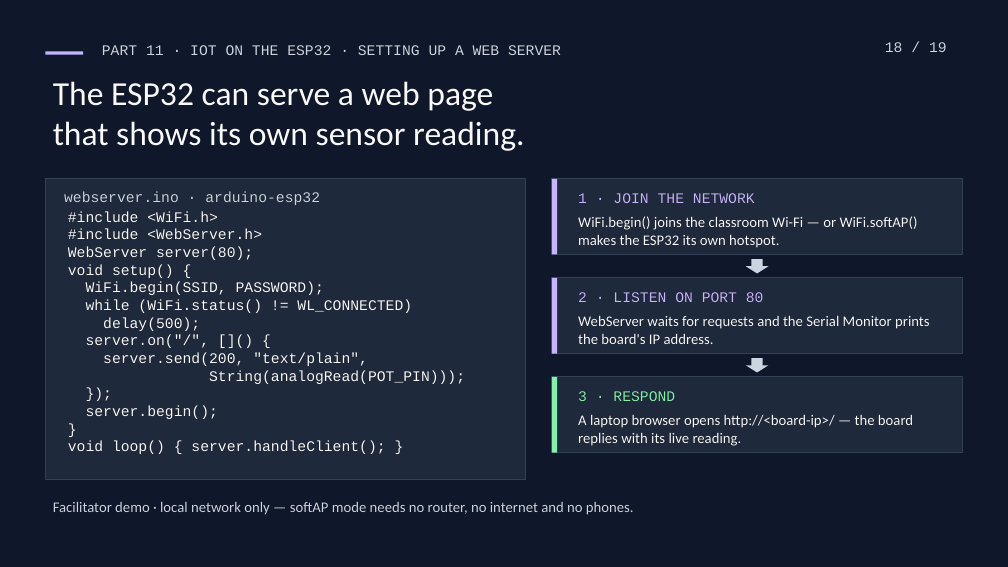
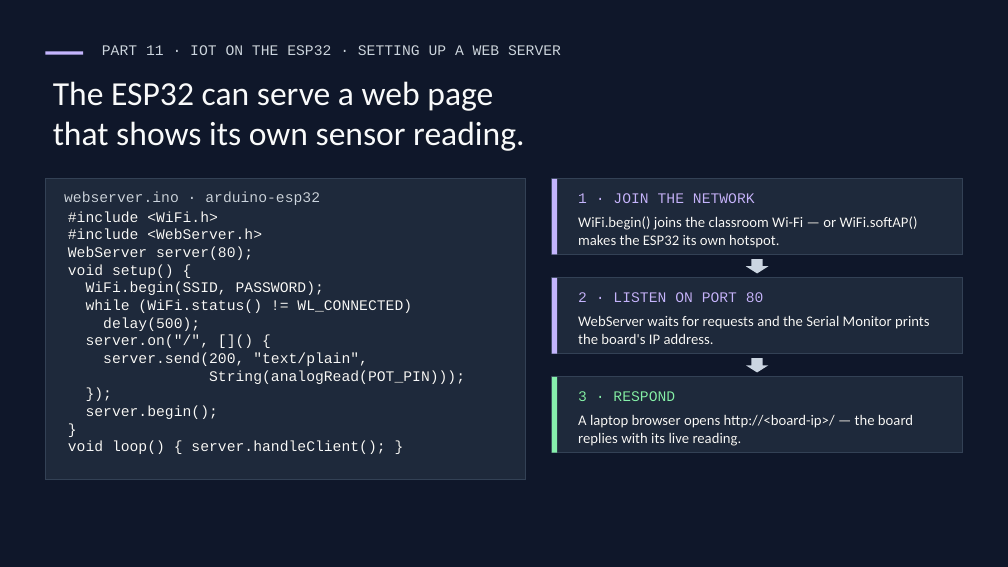
Before and after one commit to kaifshaheemj/iot-workshop, a slide deck: slide 18 of presentations/From-Sensors-to-Smart-Systems.pptx. Drawn at 1008x567 pixels with LibreOffice and Linux fonts; fonts in the diff are those of the drawing. Boxes give left, top, right and bottom in pixels: in the first picture for what was removed or moved away, otherwise in the second. Text is boxed around its words. In the diff, an @@ line names an element or a change of style, - is before the commit and + after.

```diff
--- a/presentations/From-Sensors-to-Smart-Systems.pptx
+++ b/presentations/From-Sensors-to-Smart-Systems.pptx
@@ text removed at [885, 42, 947, 52] @@
-18 / 19
@@ text removed at [53, 502, 634, 515] @@
-Facilitator demo · local network only — softAP mode needs no router, no internet and no phones.
```
Also in this commit, not shown: 17 other slides changed, 1 slide added, 2 slides removed, 6 other files.
